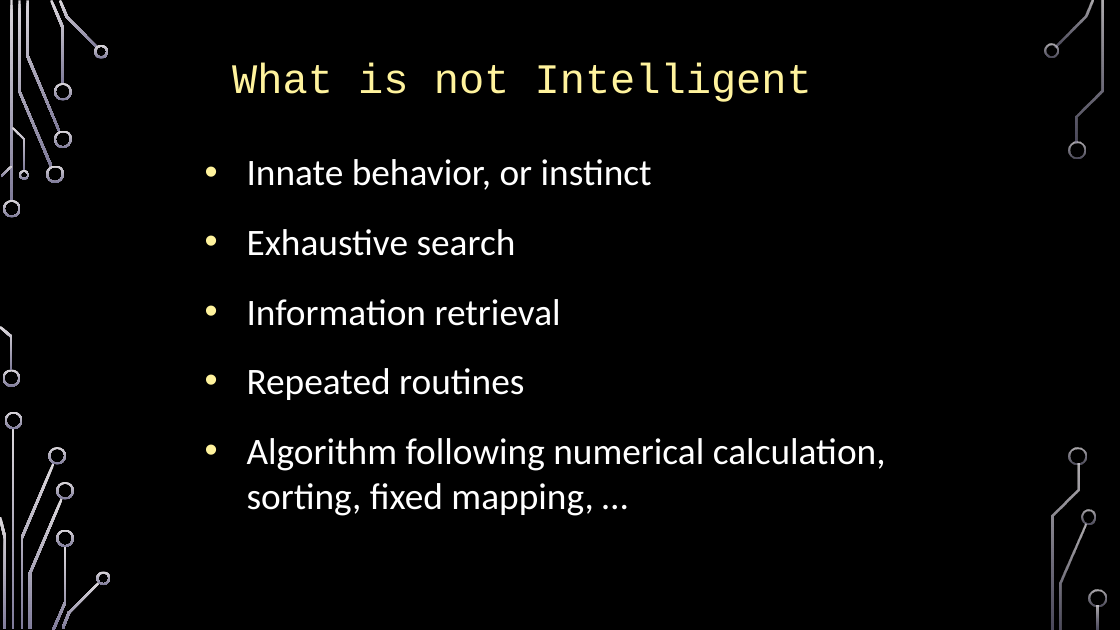
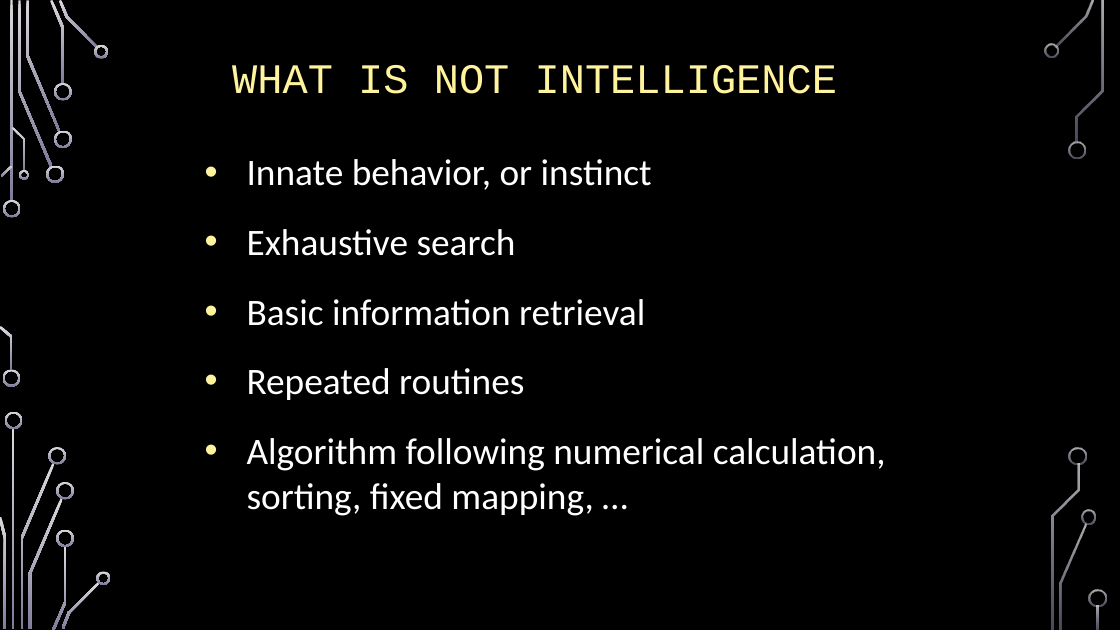
Before and after one commit to opennars/AGI-20-NARS-Tutorial-And-Workshop, a slide deck: slide 2 of NARS2019_files/NARS_Tutorial_AGI-20.pptx. Drawn at 1120x630 pixels with LibreOffice and Linux fonts; fonts in the diff are those of the drawing; background and template pictures are left out. Boxes give left, top, right and bottom in pixels: in the first picture for what was removed or moved away, otherwise in the second. Text is boxed around its words. In the diff, an @@ line names an element or a change of style, - is before the commit and + after.

```diff
--- a/NARS2019_files/NARS_Tutorial_AGI-20.pptx
+++ b/NARS2019_files/NARS_Tutorial_AGI-20.pptx
@@ text at [232, 65, 837, 94]: text changed @@
-What is not Intelligent
+WHAT IS NOT INTELLIGENCE
@@ text at [247, 299, 645, 326]: text changed @@
-• Information retrieval
+• Basic information retrieval
```
Also in this commit, not shown: 5 other slides changed, 1 other file.
